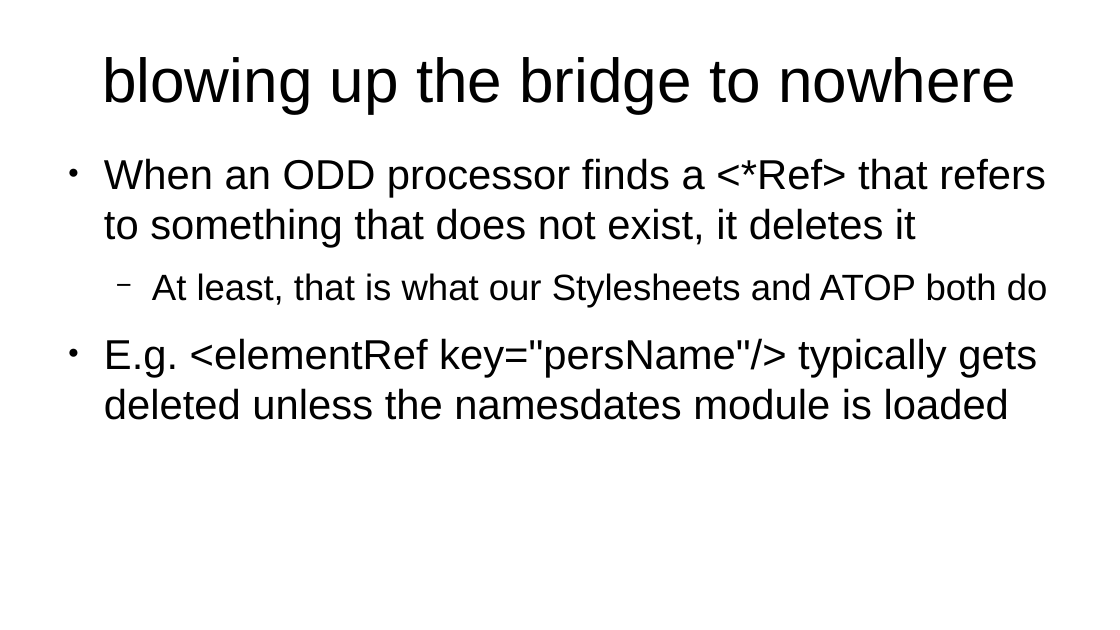
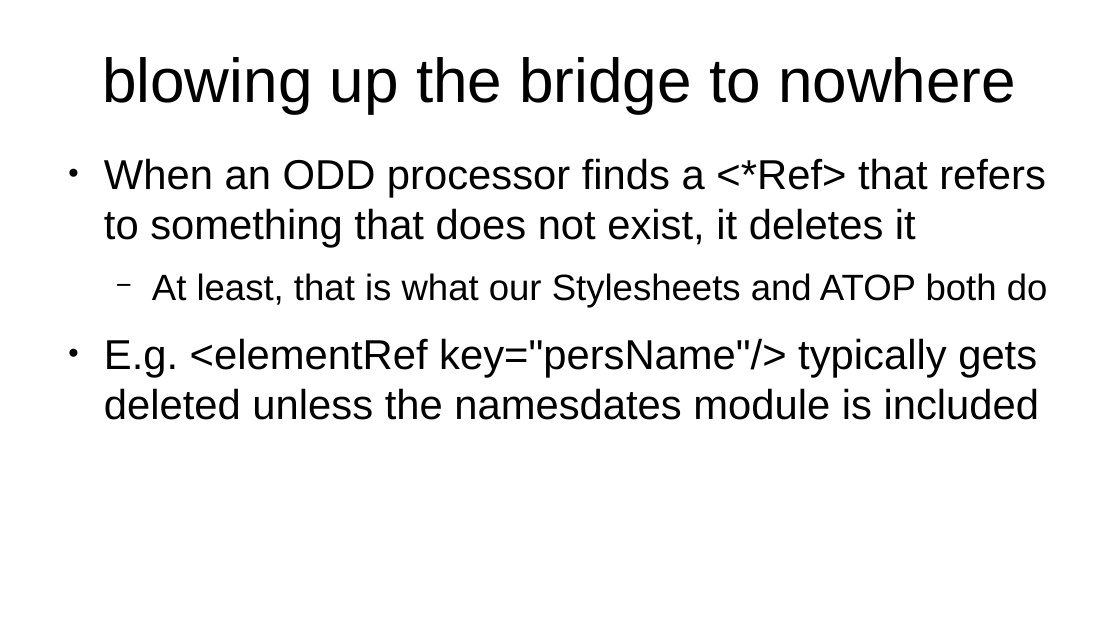
Before and after one commit to TEIC/atop, a slide deck: slide 4 of Documentation/presentations/Council_repeatability_after_auto-deletion.odp. Drawn at 1120x630 pixels with LibreOffice and Linux fonts; fonts in the diff are those of the drawing; background and template pictures are left out. Boxes give left, top, right and bottom in pixels: in the first picture for what was removed or moved away, otherwise in the second. Text is boxed around its words. In the diff, an @@ line names an element or a change of style, - is before the commit and + after.

Commit message:
Wordsmith a slide

```diff
--- a/Documentation/presentations/Council_repeatability_after_auto-deletion.odp
+++ b/Documentation/presentations/Council_repeatability_after_auto-deletion.odp
@@ text at <box>104,338,1040,420</box>: text changed @@
-● E.g. <elementRef key="persName"/> typically gets deleted unless the namesdates module is loaded
+● E.g. <elementRef key="persName"/> typically gets deleted unless the namesdates module is included
```
